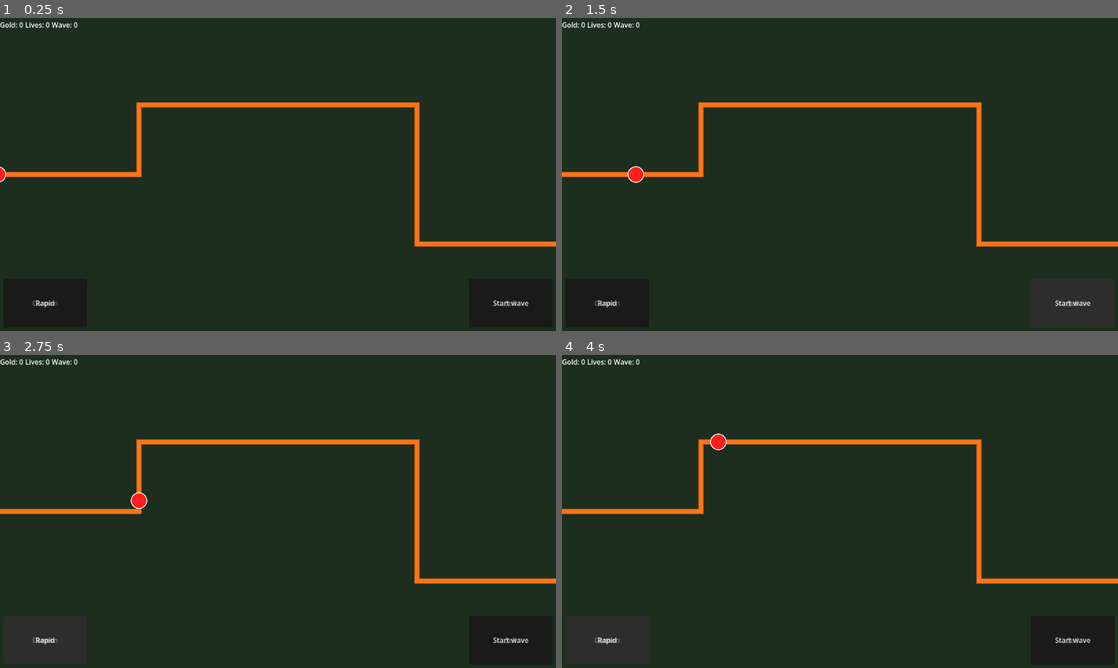
Above: before the commit, frames 1-4 (two rows, left to right).
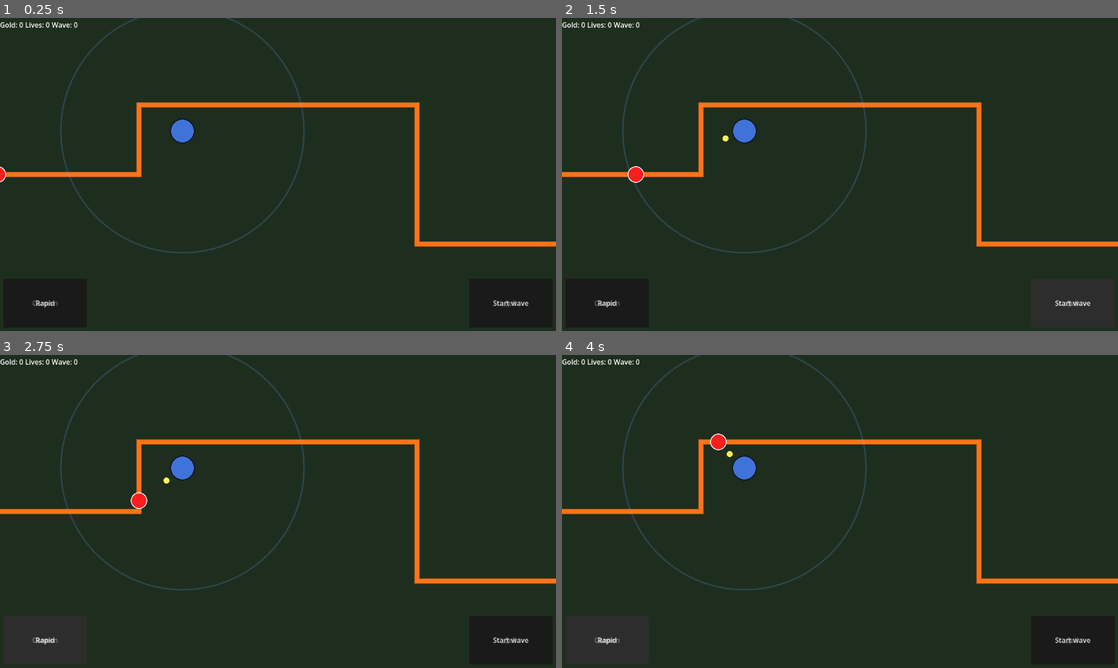
Above: after the commit, the same moments.

Repository: 00jacobs/LotrTD
Game: Godot game, scene res://scenes/main/main.tscn
Two runs of this game, one before a commit and one after it. Both use one fixed random seed, a clock stepped at 60 frames per second and the inputs below.
Inputs:
- Up to frame 1 (0.25 s): no input
- Up to frame 2 (1.5 s): click "Start wave" at 0.5 s; click "Start wave" at 1.25 s
- Up to frame 3 (2.75 s): click "Archer" at 2 s
- Up to frame 4 (4 s): click "Cannon" at 2.75 s; click "Rapid" at 3.5 s

The runs differ from the first frame. In frame 1, 0.8% of the frame differs, in the area x 10-55%, y 0-76%; in frame 2, 0.8%; in frame 3, 0.8%; in frame 4, 0.8%.

Commit message:
Tower added

Diff:
--- a/scenes/main/main.tscn
+++ b/scenes/main/main.tscn
@@ -32,6 +32,9 @@
 [node name="BuildGrid" type="Node2D" parent="World" unique_id=884146978]
 
 [node name="TowerRoot" type="Node2D" parent="World" unique_id=1699565531]
+
+[node name="DemoTower" type="Marker2D" parent="World/TowerRoot" unique_id=1699565532]
+position = Vector2(420, 260)
 
 [node name="ProjectileRoot" type="Node2D" parent="World" unique_id=1833481314]
 
--- a/scripts/entities/world_view.gd
+++ b/scripts/entities/world_view.gd
@@ -1,6 +1,6 @@
 extends Node2D
 
-## Draws map, path, and Week 3 test enemy (all via _draw — same path that already works).
+## Map + path + test enemy (Week 3) + one tower that shoots in range (Week 4).
 
 const FALLBACK_ANCHORS: PackedVector2Array = [
 	Vector2(-40, 360),
@@ -21,31 +21,73 @@
 @export var enemy_radius: float = 18.0
 @export var enemy_color: Color = Color(1.0, 0.12, 0.12, 1.0)
 
+@export var tower_position: Vector2 = Vector2(420, 260)
+@export var tower_range: float = 280.0
+@export var tower_radius: float = 26.0
+@export var fire_interval: float = 0.4
+@export var projectile_speed: float = 560.0
+@export var projectile_radius: float = 7.0
+@export var tower_color: Color = Color(0.25, 0.45, 0.85, 1.0)
+@export var projectile_color: Color = Color(1.0, 0.95, 0.35, 1.0)
+@export var show_tower_range: bool = true
+
 var _enemy_path: Path2D
 var _path_ready := false
 var _enemy_distance: float = 0.0
 var _enemy_finished := false
 var _path_length: float = 0.0
 
+var _fire_timer: float = 0.0
+var _projectiles: Array[Dictionary] = []
+
 
 func _ready() -> void:
 	_enemy_path = get_node_or_null("PathFollowRoot/EnemyPath") as Path2D
+	var tower_marker := get_node_or_null("TowerRoot/DemoTower") as Marker2D
+	if tower_marker != null:
+		tower_position = tower_marker.position
 	_ensure_path_curve()
 	_path_length = _polyline_length(_read_anchor_points())
 	_path_ready = true
 	_enemy_distance = 0.0
 	_enemy_finished = false
+	_fire_timer = 0.0
+	_projectiles.clear()
 	set_process(true)
 	queue_redraw()
 
 
 func _process(delta: float) -> void:
-	if not _path_ready or _enemy_finished or _path_length <= 0.0:
+	if not _path_ready:
 		return
-	_enemy_distance += enemy_speed * delta
-	if _enemy_distance >= _path_length:
-		_enemy_distance = _path_length
-		_enemy_finished = true
+
+	var anchors := _read_anchor_points()
+	var enemy_pos := Vector2.ZERO
+
+	if not _enemy_finished and _path_length > 0.0:
+		_enemy_distance += enemy_speed * delta
+		if _enemy_distance >= _path_length:
+			_enemy_distance = _path_length
+			_enemy_finished = true
+			_projectiles.clear()
+		enemy_pos = _sample_polyline_at(anchors, _enemy_distance)
+
+		_fire_timer -= delta
+		if tower_range > 0.0 and _fire_timer <= 0.0 and tower_position.distance_to(enemy_pos) <= tower_range:
+			_fire_timer = fire_interval
+			_projectiles.append({"pos": tower_position})
+
+		for i in range(_projectiles.size() - 1, -1, -1):
+			var p: Dictionary = _projectiles[i]
+			var pos: Vector2 = p["pos"]
+			var to_enemy := enemy_pos - pos
+			var dist := to_enemy.length()
+			if dist < enemy_radius + projectile_radius:
+				_projectiles.remove_at(i)
+				continue
+			if dist > 0.001:
+				p["pos"] = pos + to_enemy.normalized() * projectile_speed * delta
+
 	queue_redraw()
 
 
@@ -74,6 +116,16 @@
 	var path_points := _densify_polyline(anchors, path_sample_step)
 	if path_points.size() >= 2:
 		draw_polyline(path_points, path_color, path_width, true)
+
+	if show_tower_range:
+		draw_arc(tower_position, tower_range, 0.0, TAU, 96, Color(0.4, 0.65, 1.0, 0.22), 2.0, true)
+
+	draw_circle(tower_position, tower_radius + 3.0, Color(0.08, 0.1, 0.14, 1.0))
+	draw_circle(tower_position, tower_radius, tower_color)
+
+	for p in _projectiles:
+		draw_circle(p["pos"], projectile_radius + 1.0, Color(0.1, 0.08, 0.02, 0.6))
+		draw_circle(p["pos"], projectile_radius, projectile_color)
 
 	if not _enemy_finished:
 		var enemy_pos := _sample_polyline_at(anchors, _enemy_distance)
